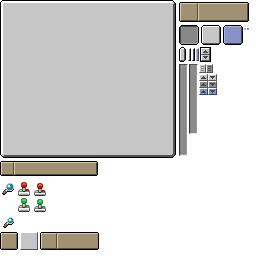
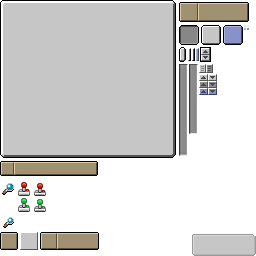
Before/after of a 256 x 256 layered artwork. What changed in the layer stack:
added layer "图层 13" above "组 2" over [192, 234, 256, 256]
